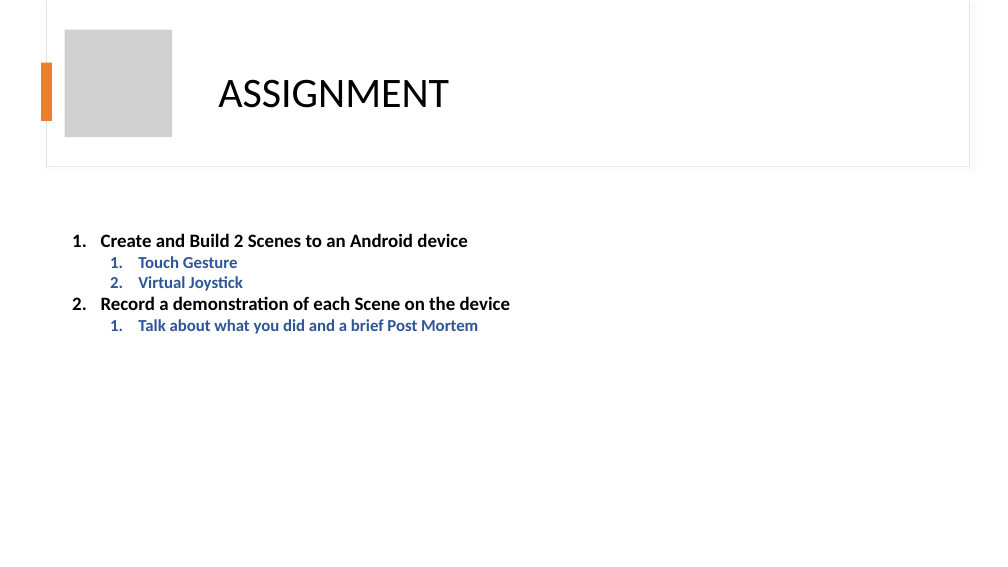
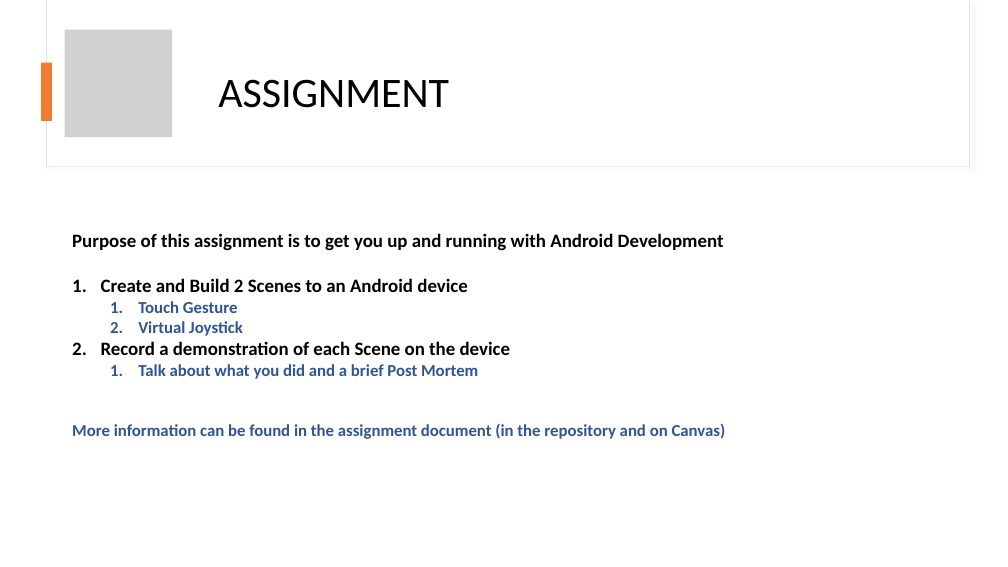
Before and after one commit to AGGP-NHTI/AGGP231c, a slide deck: slide 11 of Assignments/Week01/Presentation_WEEK01.pptx (slide 10 before the commit). Drawn at 1008x567 pixels with LibreOffice and Linux fonts; fonts in the diff are those of the drawing; grey boxes stand for pictures. Boxes give left, top, right and bottom in pixels: in the first picture for what was removed or moved away, otherwise in the second. Text is boxed around its words. In the diff, an @@ line names an element or a change of style, - is before the commit and + after.

Commit message:
document edits

```diff
--- a/Assignments/Week01/Presentation_WEEK01.pptx
+++ b/Assignments/Week01/Presentation_WEEK01.pptx
@@ text at (72, 233, 724, 251): paragraph added @@
+Purpose of this assignment is to get you up and running with Android Development
@@ text at (72, 423, 726, 439): paragraph added @@
+More information can be found in the assignment document (in the repository and on Canvas)
```
Also in this commit, not shown: 1 other slide changed, 1 slide added, 2 other files.
